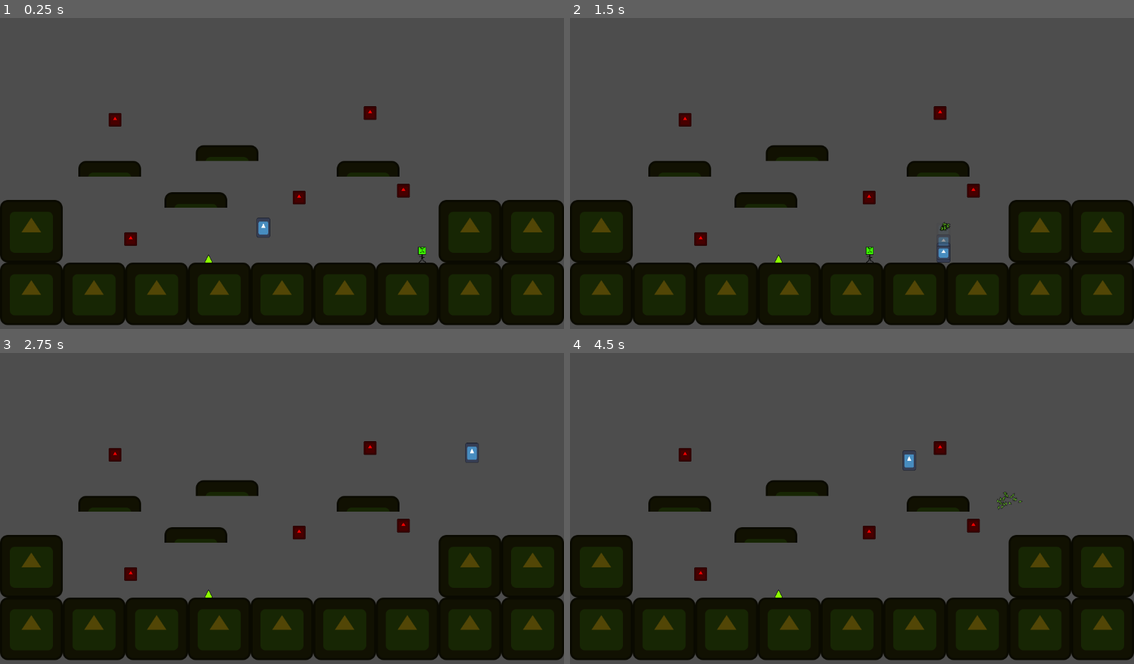
Above: before the commit, frames 1-4 (two rows, left to right).
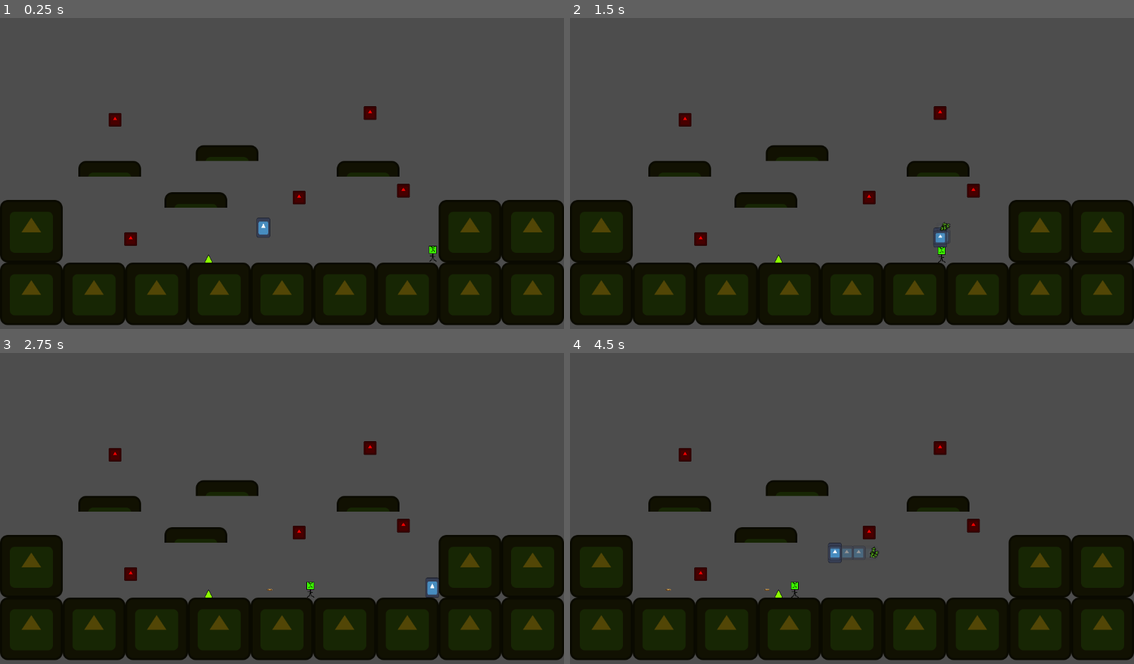
Above: after the commit, the same moments.

Repository: carterw11/lojam2023
Game: Godot game, scene res://Levels/player_test_level.tscn
Same seed, same stepped clock (60 frames per second), same inputs: the game is played once before the commit and once after it. The engine's default icon, where the game draws it, is replaced by a stand-in: a white triangle on a blue panel in a dark square.
Inputs (mouse positions are in pixels of both pictures, inside the frame that each line leads up to):
- Up to frame 1 (0.25 s): no input
- Up to frame 2 (1.5 s): move the mouse to (976, 154) at 0.52 s; hold D (right) 0.53-1.28 s; click (976, 154) at 0.6 s; tap Space (jump) at 0.77 s; move the mouse to (739, 185) at 1.27 s; hold S (down) from 1.28 s (still down); tap Shift (dash) at 1.35 s
- Up to frame 3 (2.75 s): tap Space (jump) at 1.52 s; move the mouse to (338, 436) at 2.02 s; release S (down) at 2.03 s; hold D (right) from 2.03 s (still down); click (338, 436) at 2.1 s
- Up to frame 4 (4.5 s): move the mouse to (823, 567) at 2.77 s; release D (right) at 2.78 s; hold W (up) 2.78-3.53 s; tap Shift (dash) at 2.85, 4.35 s; tap Space (jump) at 3.02, 3.77 s; move the mouse to (1021, 552) at 3.52 s; hold A (left) from 3.53 s (still down); click (1021, 552) at 3.6 s; move the mouse to (682, 458) at 4.27 s

The runs differ from the first frame. In frame 1, 0.1% of the frame differs, in the area x 74-78%, y 73-79%; in frame 2, 0.2%; in frame 3, 0.3%; in frame 4, 0.5%, in the area x 16-81%, y 31-79%.

Commit message:
Bug Fix
Fixed bug with bullets crashing the program

Diff:
--- a/Levels/player_test_level.tscn
+++ b/Levels/player_test_level.tscn
@@ -364,4 +364,3 @@
 
 [node name="WalkingEnemy" parent="." instance=ExtResource("5_wk2nc")]
 position = Vector2(870, 494)
-canShoot = false
--- a/Objects/Bullet/bullet.gd
+++ b/Objects/Bullet/bullet.gd
@@ -7,13 +7,13 @@
 @onready var sprite = $Bullet
 @onready var killTimer = $KillTimer
 
-var direction : int = 1
+var direction : Vector2 = Vector2(1, 0)
 
 func _ready():
 	killTimer.start(killTime)
 
 func _physics_process(delta):
-	position += transform.x * speed * delta * direction
+	position += transform.x * speed * delta * direction.x
 
 func _on_body_entered(body):
 	if body.has_method("death"):
--- a/Objects/Enemies/enemy.gd
+++ b/Objects/Enemies/enemy.gd
@@ -1,6 +1,6 @@
 extends CharacterBody2D
 
-@export var speed : float = 100.0
+@export var speed : float = 50.0
 @export var jumpVelocity : float = -400.0
 @export var cycleTime : float = 9
 @export var shootingTime : float = 2
@@ -31,7 +31,7 @@
 		ChangeDirection()
 
 	if canMove:
-		velocity.x = direction.x * speed
+		velocity = direction * speed
 
 	move_and_slide()
 
Not shown: 1 places in Levels/Level1.tscn that only renumber resources
